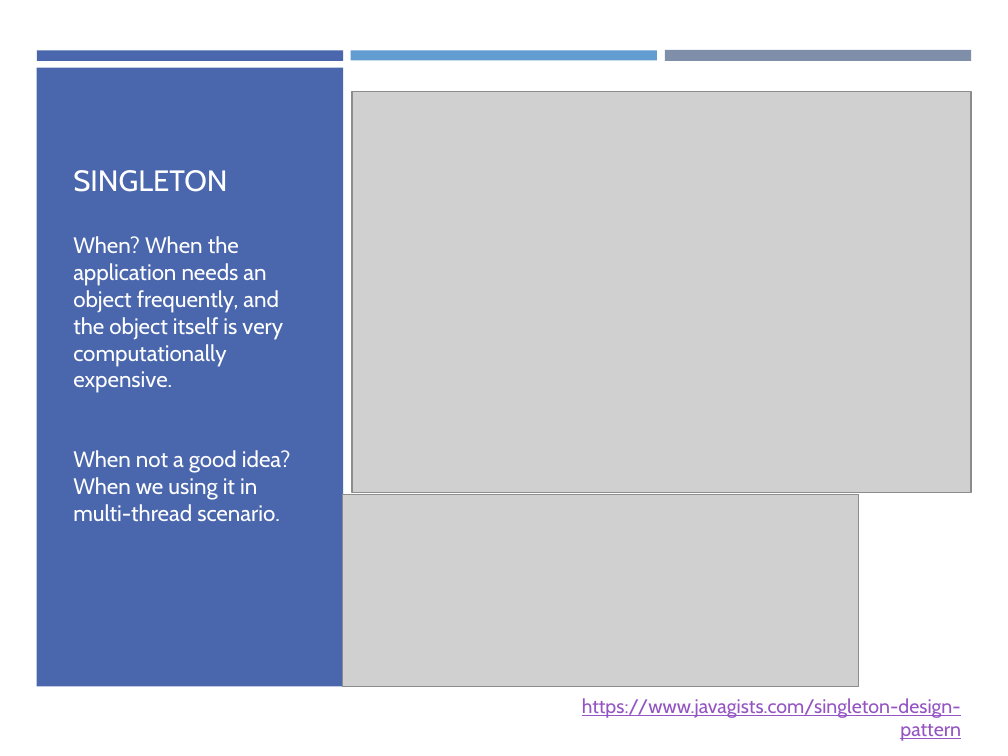
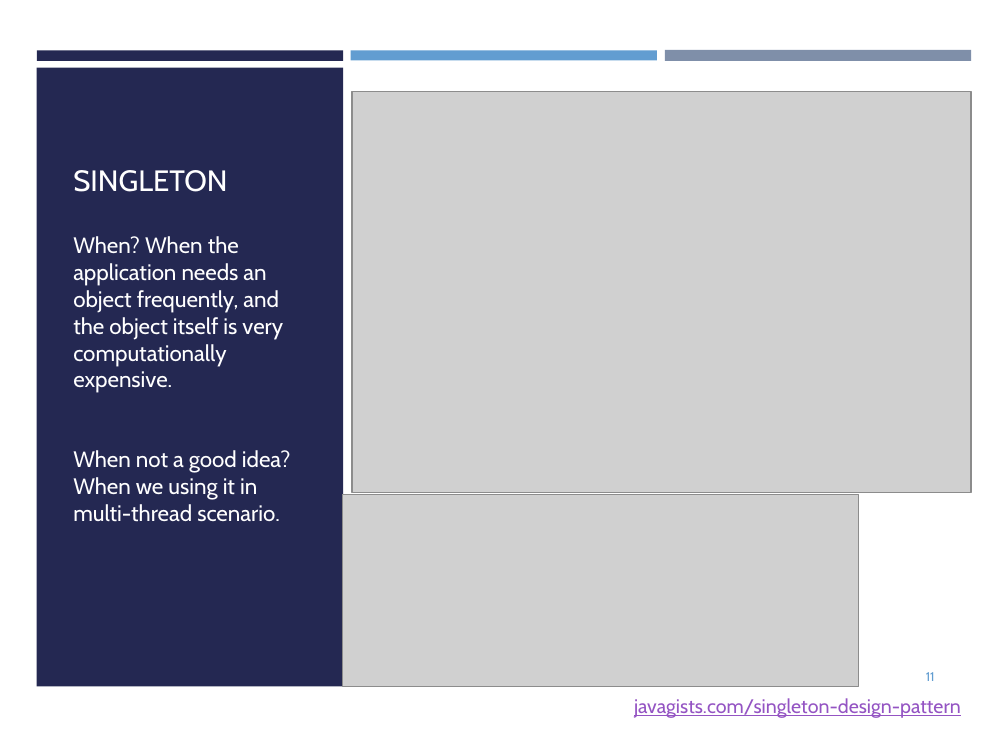
Before and after one commit to yazdipour/presentations, a slide deck: slide 11 of 2019Nov_Design_Implementation/Ch7.pptx (slide 16 before the commit). Drawn at 1008x756 pixels with LibreOffice and Linux fonts; fonts in the diff are those of the drawing; grey boxes stand for pictures. Boxes give left, top, right and bottom in pixels: in the first picture for what was removed or moved away, otherwise in the second. Text is boxed around its words. In the diff, an @@ line names an element or a change of style, - is before the commit and + after.

```diff
--- a/2019Nov_Design_Implementation/Ch7.pptx
+++ b/2019Nov_Design_Implementation/Ch7.pptx
@@ rectangle at [37, 50, 344, 60]: fill #4A66AC to #242852 @@
@@ rectangle at [36, 68, 343, 686]: fill #4A66AC to #242852 @@
@@ page number added at [926, 672, 935, 681], 9 pt, text #629DD1 @@
+11
@@ text at [634, 698, 961, 718]: text changed @@
-https://www.javagists.com/singleton-design-pattern
+javagists.com/singleton-design-pattern
```
Also in this commit, not shown: 18 other slides changed, 5 slides added, 5 slides removed, 3 other files.
